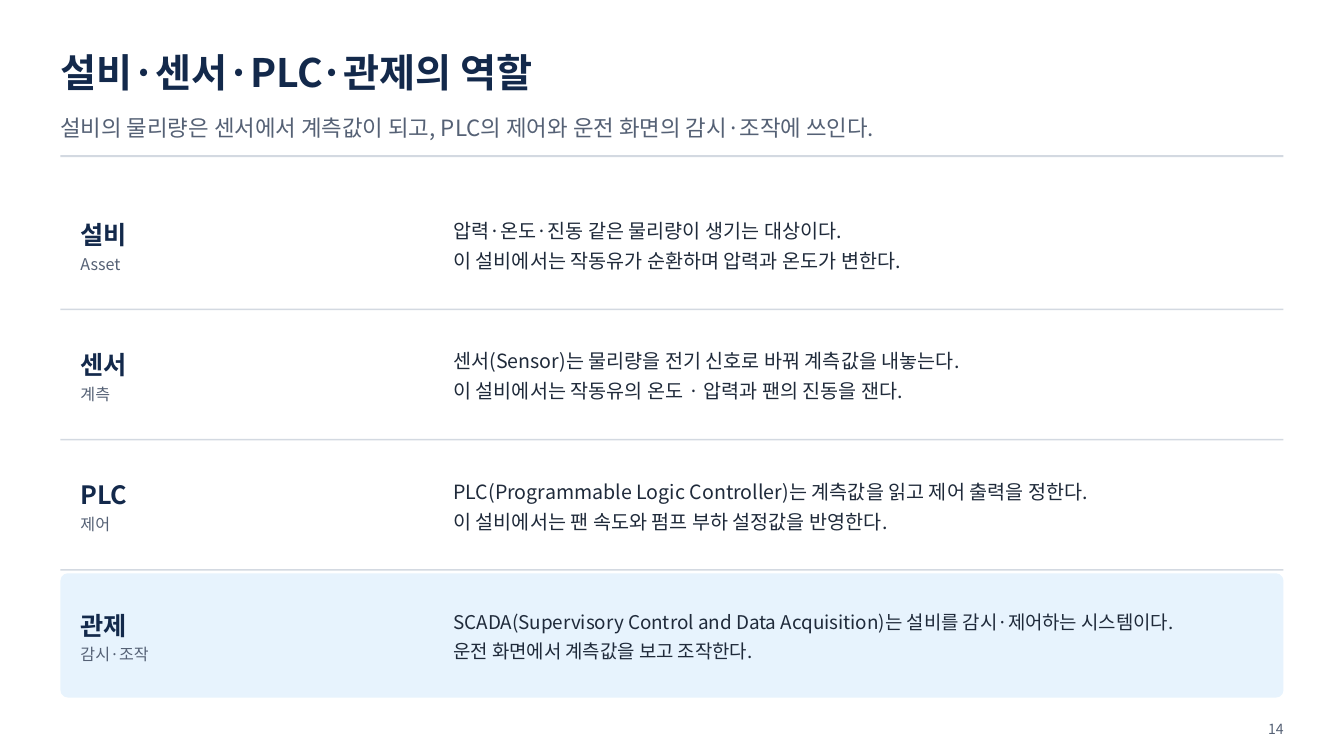
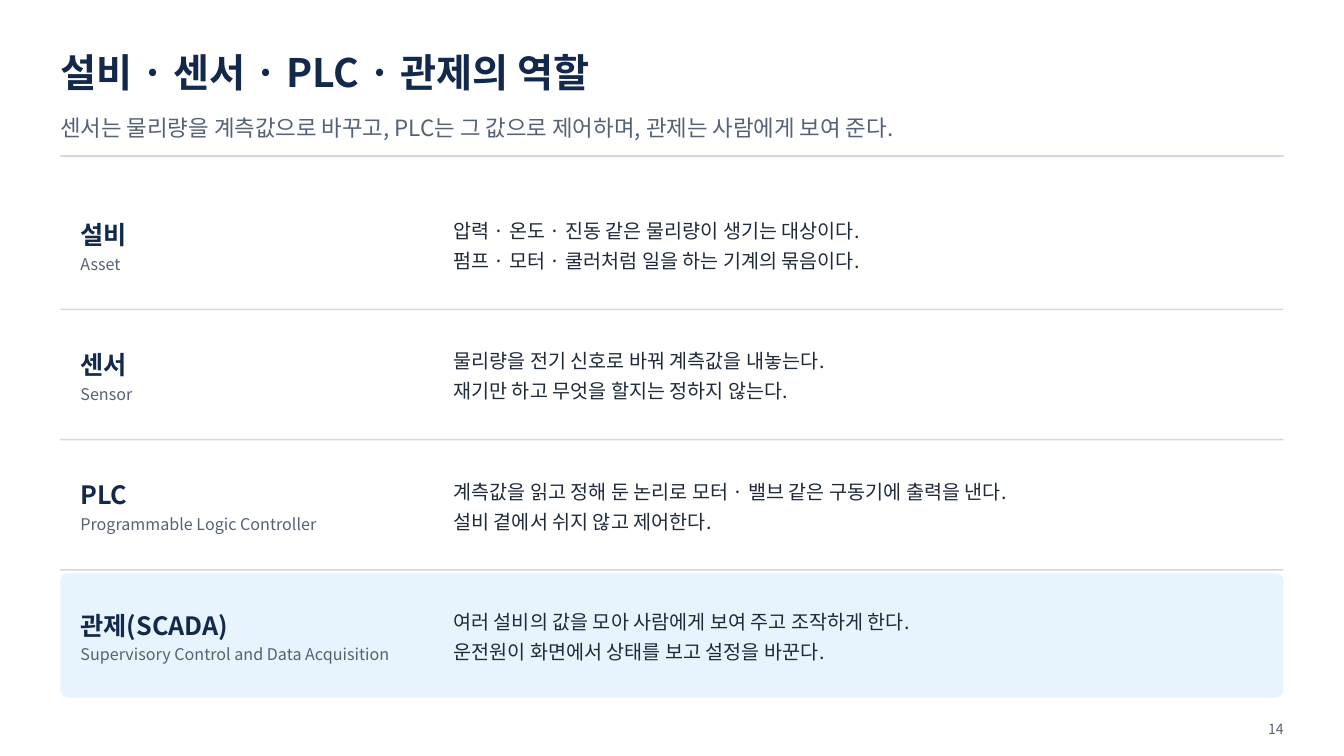
Before and after one commit to uengine-oss/hyd-iot-edu, a slide deck: slide 14 of workspace/강의제작/산출물/통합반/이론/01회차/통합반_01일차.pptx. Drawn at 1344x756 pixels with LibreOffice and Linux fonts; fonts in the diff are those of the drawing. Boxes give left, top, right and bottom in pixels: in the first picture for what was removed or moved away, otherwise in the second. Text is boxed around its words. In the diff, an @@ line names an element or a change of style, - is before the commit and + after.

Commit message:
1회차 이론 02편 덱 확정(사용자 확정): 현업 구조 1~9층을 층마다 역할 · 요소와 관계 · 필요성 · 넘기는 것으로, 우리 시스템 구현 · 깊은 내부 세부 뺌, 리니지는 흐름 한 장, 추적성 장 뺌, 새 삽화 5장(PLC 스캔 고리 · 점대점과 브로커 · 이벤트 로그 띠 · 배치와 스트림 · 시계열 구간). 13~46(34장) → 13~43(31장), 뒤 장 번호 -3(덱 · 03편 대본 머리 · 구성), 확정 PPTX는 세 장 빼고 13~43만 장교체, 장 번호 글자 맞춤. 02편 대본은 다음 커밋에서 새로 씀(판본검사의 02편 덮음은 그때 맞음)

```diff
--- a/workspace/강의제작/산출물/통합반/이론/01회차/통합반_01일차.pptx
+++ b/workspace/강의제작/산출물/통합반/이론/01회차/통합반_01일차.pptx
@@ text at <box>60,54,589,91</box>: spaces changed @@
-설비·센서·PLC·관제의 역할
+설비 · 센서 · PLC · 관제의 역할
@@ text at <box>60,117,893,140</box>: text changed @@
-설비의 물리량은 센서에서 계측값이 되고, PLC의 제어와 운전 화면의 감시·조작에 쓰인다.
+센서는 물리량을 계측값으로 바꾸고, PLC는 그 값으로 제어하며, 관제는 사람에게 보여 준다.
@@ text at <box>453,221,860,270</box>: text changed @@
-압력·온도·진동 같은 물리량이 생기는 대상이다.
-이 설비에서는 작동유가 순환하며 압력과 온도가 변한다.
+압력 · 온도 · 진동 같은 물리량이 생기는 대상이다.
+펌프 · 모터 · 쿨러처럼 일을 하는 기계의 묶음이다.
@@ text at <box>453,351,824,400</box>: text changed @@
-센서(Sensor)는 물리량을 전기 신호로 바꿔 계측값을 내놓는다.
-이 설비에서는 작동유의 온도 · 압력과 팬의 진동을 잰다.
+물리량을 전기 신호로 바꿔 계측값을 내놓는다.
+재기만 하고 무엇을 할지는 정하지 않는다.
@@ text at <box>80,388,132,400</box>: text changed @@
-계측
+Sensor
@@ text at <box>453,482,1007,531</box>: text changed @@
-PLC(Programmable Logic Controller)는 계측값을 읽고 제어 출력을 정한다.
-이 설비에서는 팬 속도와 펌프 부하 설정값을 반영한다.
+계측값을 읽고 정해 둔 논리로 모터 · 밸브 같은 구동기에 출력을 낸다.
+설비 곁에서 쉬지 않고 제어한다.
@@ text at <box>80,517,316,534</box>: text changed @@
-제어
+Programmable Logic Controller
@@ text at <box>80,614,389,664</box>: text changed @@
-관제
-감시·조작
+관제(SCADA)
+Supervisory Control and Data Acquisition
@@ text at <box>453,612,910,661</box>: text changed; size 13.5 to 14 pt @@
-SCADA(Supervisory Control and Data Acquisition)는 설비를 감시·제어하는 시스템이다.
-운전 화면에서 계측값을 보고 조작한다.
+여러 설비의 값을 모아 사람에게 보여 주고 조작하게 한다.
+운전원이 화면에서 상태를 보고 설정을 바꾼다.
```
Also in this commit, not shown: 52 other slides changed, 15 slides added, 18 slides removed, 10 other files.
